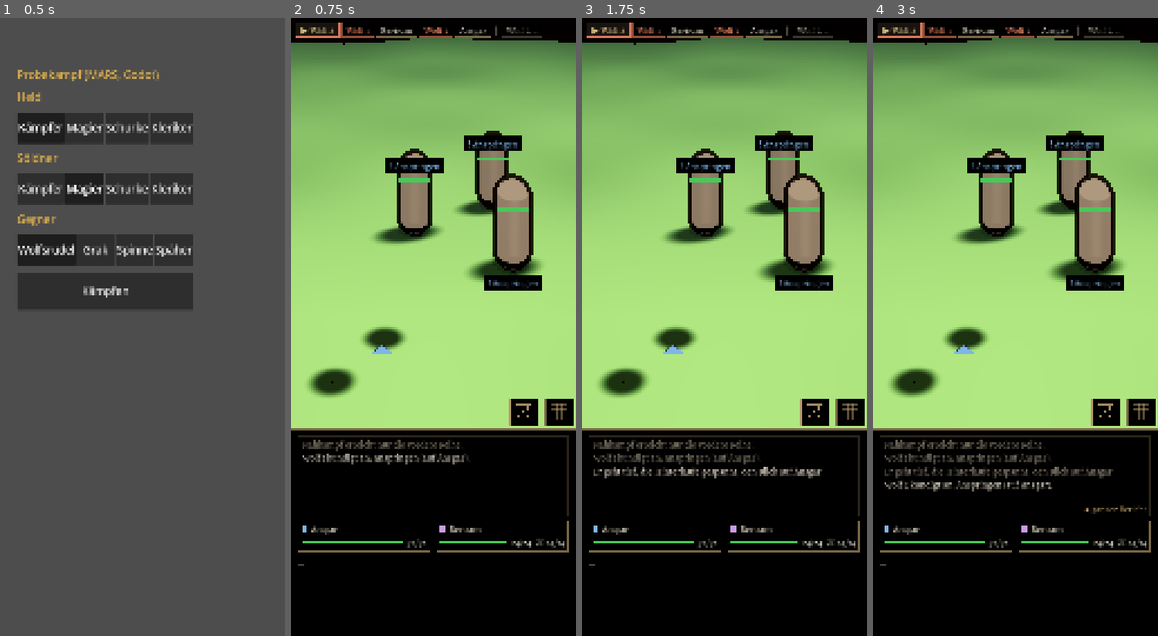
Above: before the commit, frames 1-4 (left to right).
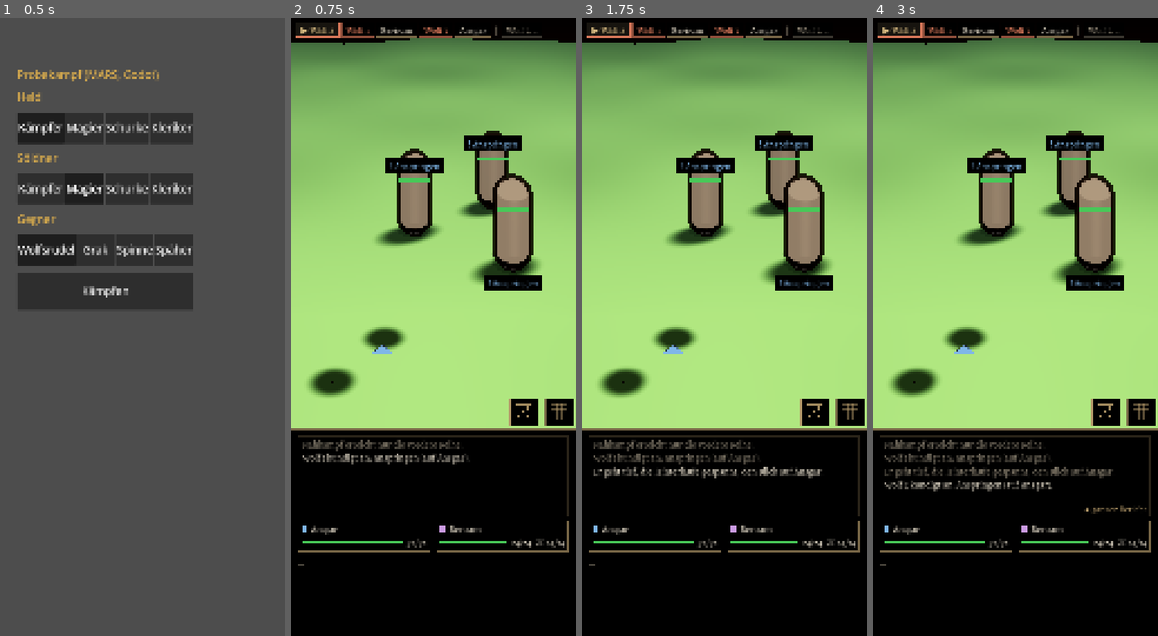
Above: after the commit, the same moments.

Repository: tramour-cmyk/androidapp_rpg_bornim
Game: Godot game, scene res://kampf/probe.tscn
The game is run twice, just before and just after one commit, with the same random seed, the same clock (stepped at 60 frames per second) and the same inputs.
Inputs (mouse positions are in pixels of both pictures, inside the frame that each line leads up to):
- Up to frame 1 (0.5 s): no input
- Up to frame 2 (0.75 s): click "Kämpfen" at 0.5 s
- Up to frame 3 (1.75 s): tap Enter at 1.25 s; move the mouse to (787, 296) at 1.27 s; click (787, 296) at 1.42 s
- Up to frame 4 (3 s): tap Space at 2 s; move the mouse to (958, 357) at 2.02 s; click (958, 357) at 2.17 s; tap Enter at 2.75 s; move the mouse to (1044, 191) at 2.77 s; click (1044, 191) at 2.92 s

Frame 1 is identical in both runs. In frame 2, 0.4% of the frame differs, in the area x 29-85%, y 27-44%; in frame 3, 0.4%; in frame 4, 0.4%.

Commit message:
348.7: Prüfer Runde 11 (4): jeder Wolf blickt auf sein angesagtes Ziel; Rumpf bleibt halb seitlich (zur Kamera gedreht las er sich als Säule), Hals und Kopf drehen den Rest (kopfdreh.gd, höchstens 35°)
Co-Authored-By: Claude Opus 5.5 <noreply@anthropic.com>
Claude-Session: https://claude.ai/code/session_01NEiqBbKYnmQ5Gcjd8S6SCD

Diff:
--- a/godot/kampf/figur.gd
+++ b/godot/kampf/figur.gd
@@ -23,6 +23,8 @@
 var down := false
 var mats: Array = []
 var tween: Tween
+var aim = null          # Figur, die das Tier laut Ansage angreift; Kopf und Rumpf zeigen dorthin
+var neck = null         # kopfdreh.gd am Skelett
 
 
 func setup(f, k) -> void:
@@ -33,6 +35,11 @@
 	model.scale = Vector3.ONE * _scale()
 	if fighter.monster == null:
 		_arm()
+	else:
+		var sk: Skeleton3D = _find(model, "Skeleton3D")
+		if sk:
+			neck = preload("res://kampf/kopfdreh.gd").new()
+			sk.add_child(neck)
 	_face()
 	_idle()
 	_ground_shadow()
@@ -235,8 +242,19 @@
 func _face(dir := Vector3.ZERO) -> void:
 	var d: Vector3 = dir if dir != Vector3.ZERO else kampfort.facing(fighter.side == "FOES")
 	# Wölfe in Ruhe halb seitlich wie im alten Bild: von vorn verkürzt las sich der Rumpf als Buckel ohne Hals (Prüfer Runde 10)
+	var look := 0.0
 	if dir == Vector3.ZERO and fighter.monster != null and fighter.monster.id == Mars.WOLF:
-		d = d.rotated(Vector3.UP, deg_to_rad(float(OS.get_environment("WOLFDREH")) if OS.has_environment("WOLFDREH") else WOLF_TURN))
+		var turn: float = float(OS.get_environment("WOLFDREH")) if OS.has_environment("WOLFDREH") else WOLF_TURN
+		if aim != null and is_instance_valid(aim) and not aim.down and aim.dead_at < 0:
+			# Mit Ziel: Rumpf zum Ziel, aber nur im Bereich, in dem die Kamera ihn halb seitlich sieht (zur Kamera hin gedreht
+			# las er sich frontal als Säule ohne Hals, Prüfer Runde 12); den Rest dreht der Hals, so blickt jeder auf sein Ziel
+			var to: float = rad_to_deg(d.signed_angle_to(aim.position - position, Vector3.UP))
+			var body := clampf(to, turn - 15.0, turn + 13.0)
+			look = to - body
+			turn = body
+		d = d.rotated(Vector3.UP, deg_to_rad(turn))
+	if neck:
+		neck.want = look
 	rotation.y = atan2(d.x, d.z)
 
 
@@ -271,8 +289,12 @@
 
 
 ## The announced intent (or none): a wolf about to pounce crouches.
-func announce(intent) -> void:
+func announce(intent, at = null) -> void:
 	var p: bool = intent != null and intent.effect == "POUNCE"
+	var turned: bool = at != aim
+	aim = at
+	if turned and not (tween and tween.is_running()):
+		_face()
 	if p != pouncing:
 		pouncing = p
 		_idle()
--- a/godot/kampf/kampfort.gd
+++ b/godot/kampf/kampfort.gd
@@ -511,7 +511,8 @@
 	if across and (e.roll != null or e.spell != null or e.cue == "DUCKED"):
 		lunge_ms = figures[actor].strike(figures[target], e)
 	for id in e.intents:
-		figures[id].announce(e.intents[id][0])
+		var aimed: Array = e.intents[id][1]
+		figures[id].announce(e.intents[id][0], figures.get(aimed[0]) if aimed.size() > 0 else null)
 	for id in figures:
 		if not e.intents.has(id):
 			figures[id].announce(null)
--- /dev/null
+++ b/godot/kampf/kopfdreh.gd
@@ -0,0 +1,31 @@
+# 348.7: dreht Hals und Kopf eines Tiers nach dem Abspielen der Bewegung um die Hochachse zu seinem Ziel (Prüfer Runde 11:
+# „alle gleich ausgerichtet; zeigt jeder Kopf auf sein Ziel?“). Der Rumpf bleibt halb seitlich, der Rest kommt vom Hals.
+extends SkeletonModifier3D
+
+const BONES := {"hals": 0.45, "kopf": 0.55}
+const MAX_DEG := 35.0
+
+## Gewünschte Drehung in Grad (positiv = links herum von oben gesehen), weich nachgeführt.
+var want := 0.0
+var now := 0.0
+var turned := 0.0       # für den Prüflauf: zuletzt angewandte Drehung
+
+
+func _process_modification_with_delta(delta: float) -> void:
+	var sk := get_skeleton()
+	if sk == null:
+		return
+	now = move_toward(now, clampf(want, -MAX_DEG, MAX_DEG), 120.0 * maxf(delta, 1.0 / 60.0))
+	turned = now
+	if absf(now) < 0.1:
+		return
+	# Hochachse der Welt im Raum des Skeletts (das Modell kann gedreht und skaliert sein)
+	var up: Vector3 = (sk.global_basis.inverse() * Vector3.UP).normalized()
+	for name in BONES:
+		var b := sk.find_bone(name)
+		if b < 0:
+			continue
+		var g := sk.get_bone_global_pose(b)
+		var r := Basis(up, deg_to_rad(now * BONES[name]))
+		g.basis = r * g.basis
+		sk.set_bone_global_pose(b, g)
--- a/godot/kampf/probe.gd
+++ b/godot/kampf/probe.gd
@@ -94,6 +94,8 @@
 			if a >= 0 and b >= 0:
 				got = sk.global_transform * sk.get_bone_global_pose(b).origin - sk.global_transform * sk.get_bone_global_pose(a).origin
 		got.y = 0
+		if fig.neck:
+			print("Hals %s: %.0f° gegen den Rumpf (soll %.0f°)" % [id, fig.neck.turned, fig.neck.want])
 		if sk and sk.find_bone("foR-wrR") >= 0:
 			var hb := sk.global_transform * sk.get_bone_global_pose(sk.find_bone("foR-wrR"))
 			print("Hand %s: Ort %s, x %s, y %s, z %s" % [id, hb.origin, hb.basis.x.normalized(), hb.basis.y.normalized(), hb.basis.z.normalized()])
@@ -103,6 +105,10 @@
 		var foot: Vector2 = fight.screen_of(fig.global_position)
 		var top: Vector2 = fight.screen_of(fig.head())
 		print("Schirm %s: Fuß %d,%d Kopf %d,%d" % [id, foot.x, foot.y, top.x, top.y])
+		for oid in fight.figures:
+			if fight.figures[oid].fighter.side != fig.fighter.side:
+				var to: Vector3 = fight.figures[oid].position - fig.position
+				print("  zu %s: %.0f°" % [oid, rad_to_deg(want.signed_angle_to(to, Vector3.UP))])
 		print("Blick %s: soll %s, ist %s, Winkel %.0f°" % [id, want.normalized(), got.normalized(), rad_to_deg(want.signed_angle_to(got, Vector3.UP))])
 
 
